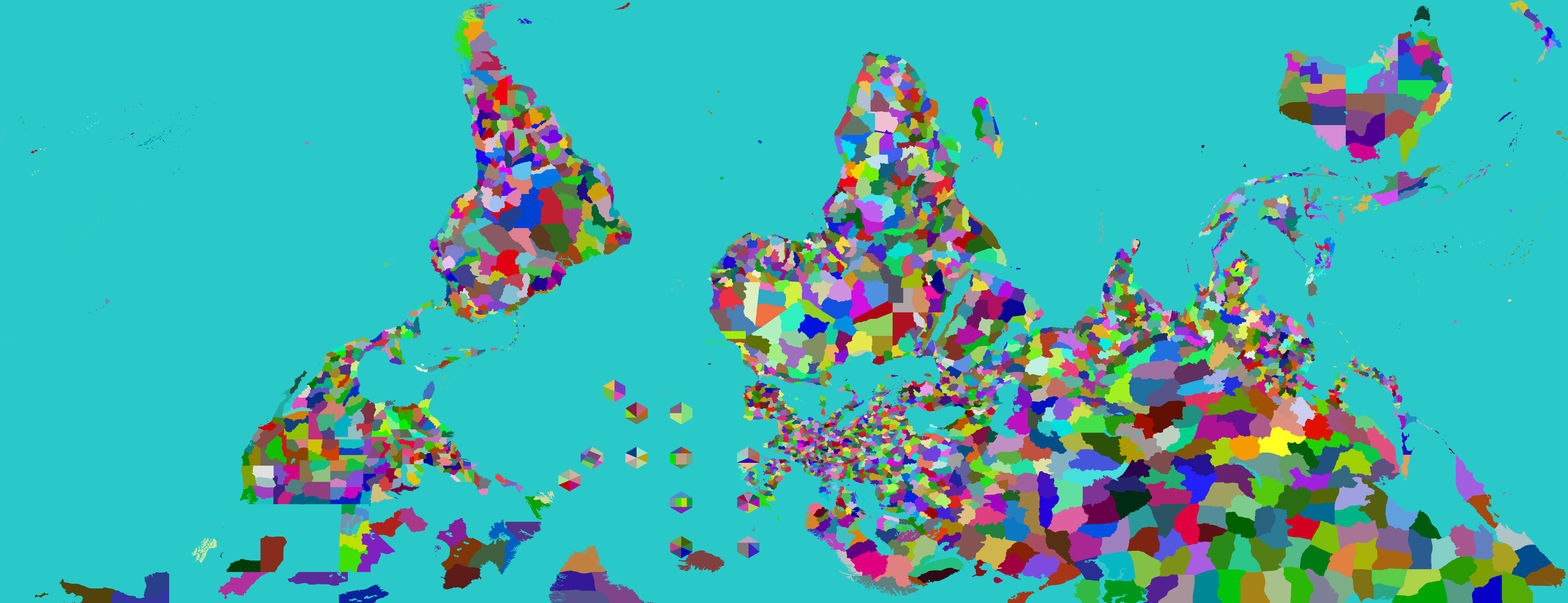
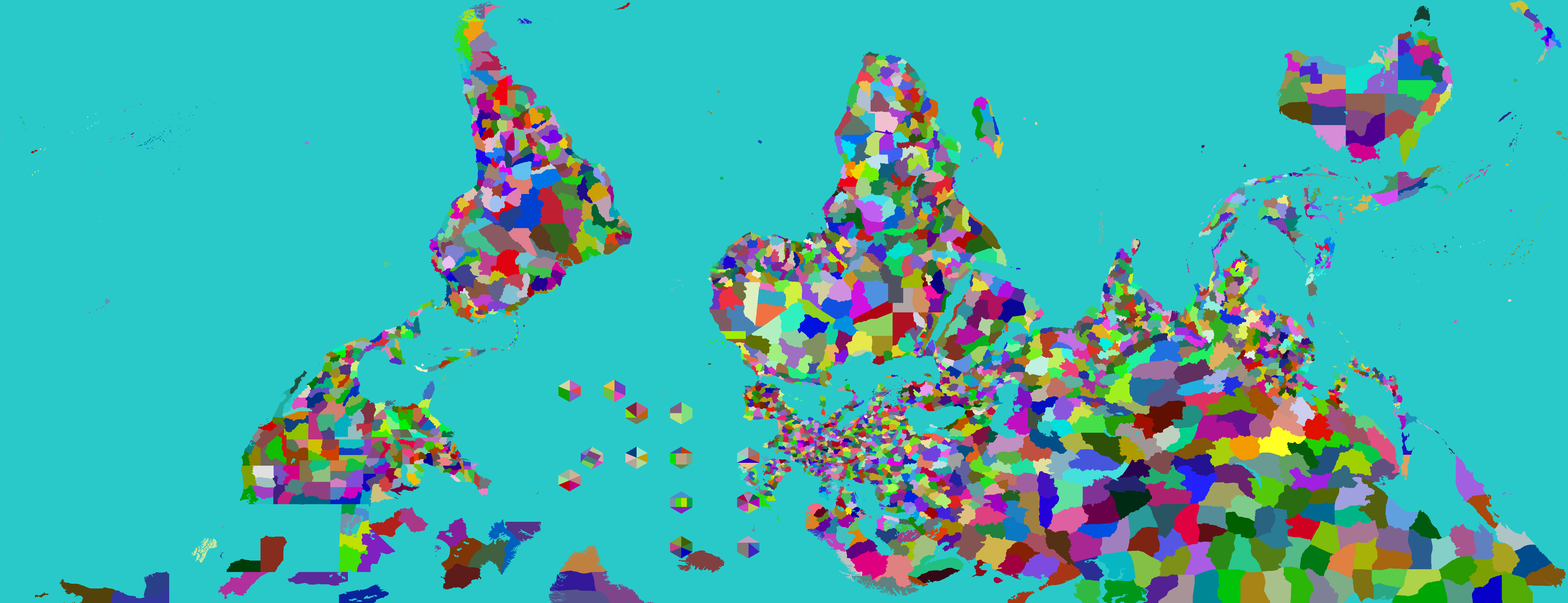
Before/after of a 1568 x 603 layered artwork. What changed in the layer stack:
painted on "Provinces" over [495, 379, 581, 520]
